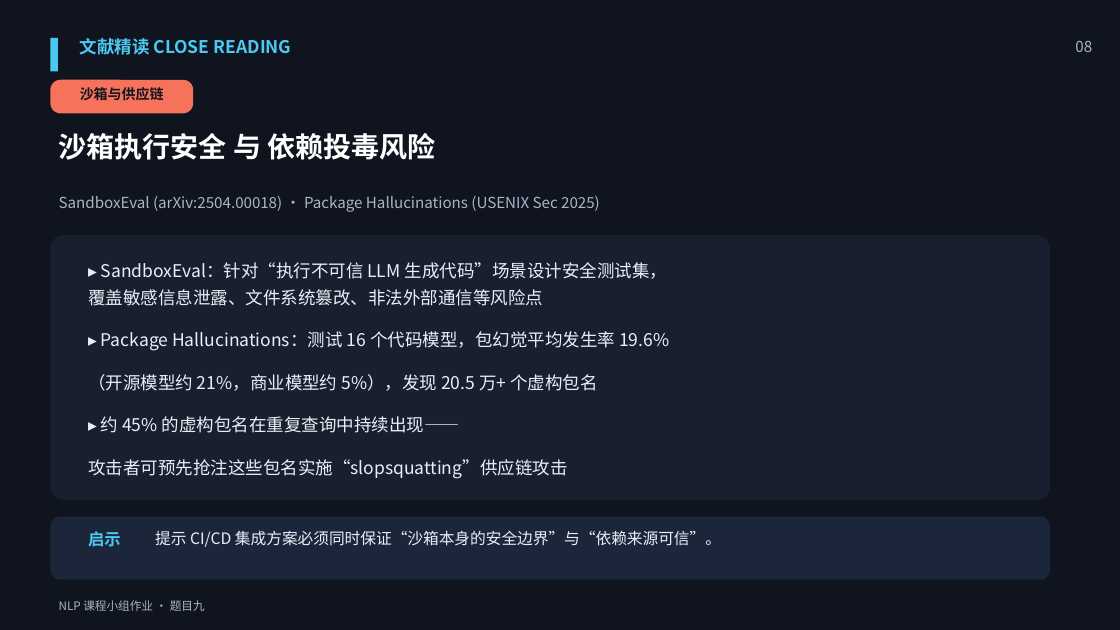
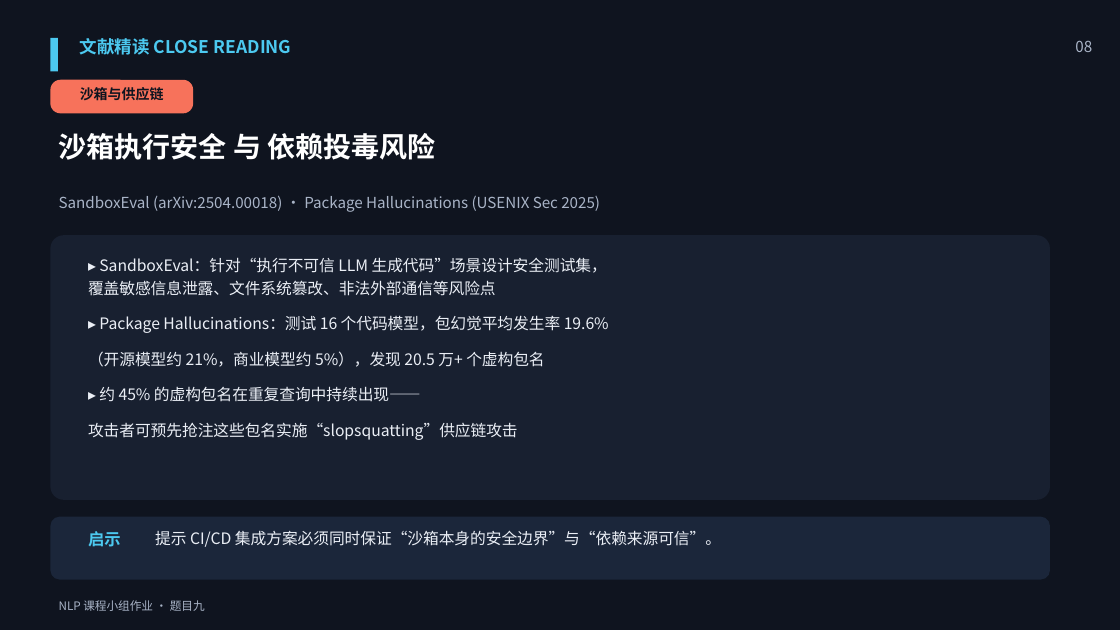
Before and after one commit to Nictheboy/college-nlp-lab, a slide deck: slide 9 of slides/topic9_literature_review.pptx. Drawn at 1120x630 pixels with LibreOffice and Linux fonts; fonts in the diff are those of the drawing. Boxes give left, top, right and bottom in pixels: in the first picture for what was removed or moved away, otherwise in the second. Text is boxed around its words. In the diff, an @@ line names an element or a change of style, - is before the commit and + after.

```diff
--- a/slides/topic9_literature_review.pptx
+++ b/slides/topic9_literature_review.pptx
@@ text "▸ SandboxEval：针对“执行不可信 LLM 生成代码”场景设计安全测试集， 覆盖敏感信息泄露、文件系统篡改、非 ..." at [88, 257, 609, 440]: size 15 to 13.5 pt; line spacing 1.25 to 1.2; less space between paragraphs @@
```
Also in this commit, not shown: 10 other slides changed, 20 other files.
